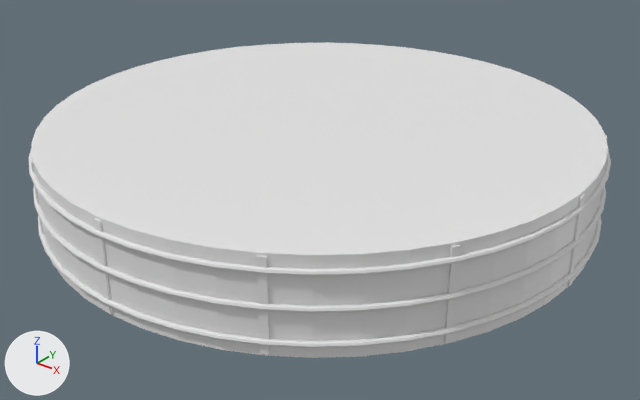
The glTF model assets-src/ship-modules/armor-combat.glb, before and after one commit.
Both versions are drawn from a camera (50 mm lens) standing at (5.81, -7.25, 4.0) and looking at (0.13, -0.15, -0.41). The axes (+X, +Y, +Z) are drawn at lower left. The lights are the same throughout. The picture after the commit comes second. Vertices at exactly the same position are counted once.

Names of what the first picture shows: 'armor_band_-0.35', 'armor_band_0.0', 'armor_band_0.35', 'armor_hull', 'armor_strip_0', 'armor_strip_10', 'armor_strip_11', 'armor_strip_8', 'armor_strip_9'.
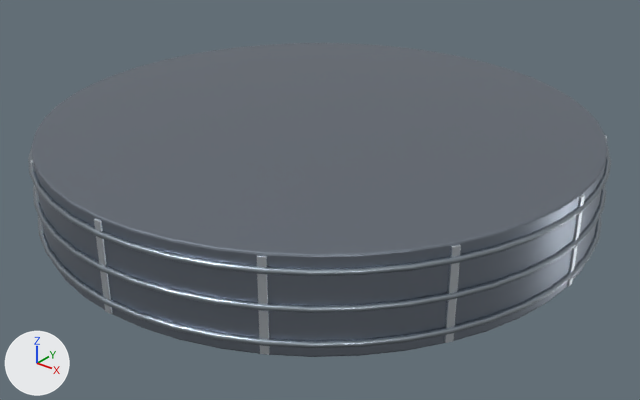
The newer file is also turned or shifted as a whole; pictures and numbers use the older file's frame.

The change, as a list of edits to the scene's bpy script:
```text
Change mat_mat_hull_dark:
    mat_mat_hull_dark.base_color: (0.8, 0.8, 0.8) -> (0.28, 0.32, 0.38)  # white #e7e7e7 -> grey #9099a6
    mat_mat_hull_dark.metallic: 0.0 -> 1.0
Change mat_mat_clamp:
    mat_mat_clamp.base_color: (0.8, 0.8, 0.8) -> (0.35, 0.4, 0.45)  # white #e7e7e7 -> grey #a0aab3
    mat_mat_clamp.metallic: 0.0 -> 1.0
Change mat_mat_hull:
    mat_mat_hull.metallic: 0.0 -> 1.0
Change me_armor_strip_8:
    used by ob_armor_strip_8; location = (0.0, 0.0, 0.0)
    remove me_armor_strip_8.from_pydata(...)  # 8 vertices, 12 faces; spans x -1.585..-1.495, y -2.705..-2.63, z -0.475..0.475
    add me_armor_strip_8.from_pydata(...)  # 56 vertices, 108 faces; spans x 1.497..1.583, y -2.703..-2.632, z -0.475..0.475
    me_armor_strip_8 part 1: 56 vertices added at x 1.497..1.583, y -2.703..-2.632, z -0.475..0.475
    me_armor_strip_8 part 2: 8 vertices removed from x -1.585..-1.495, y -2.705..-2.63, z -0.475..0.475
```

What differs and where, as boxes (x1, y1, x2, y2) in the pictures (640 x 400 px):
'armor_hull', recoloured, surface changed (white to grey)
    both: (32, 43, 608, 357)
'armor_band_-0.35', recoloured, surface changed
    both: (28, 146, 611, 348)
'armor_band_0.35', recoloured, surface changed
    both: (28, 148, 611, 348)
'armor_band_0.0', recoloured, surface changed
    both: (33, 185, 606, 313)
'armor_strip_10', surface changed
    both: (30, 160, 270, 355)
'armor_strip_8', surface changed
    both: (30, 160, 270, 355)
'armor_strip_11', surface changed (darker)
    both: (444, 244, 461, 343)
'armor_strip_7', surface changed (darker)
    both: (444, 244, 461, 343)
'armor_strip_9', surface changed (darker)
    both: (94, 218, 113, 314)
'armor_strip_0', surface changed
    both: (567, 194, 585, 287)
'armor_strip_6', surface changed
    both: (567, 194, 585, 287)
part 1 of me_armor_strip_8, added
    after: (257, 255, 270, 355)
part 2 of me_armor_strip_8, deleted
    before: (30, 160, 44, 234)
